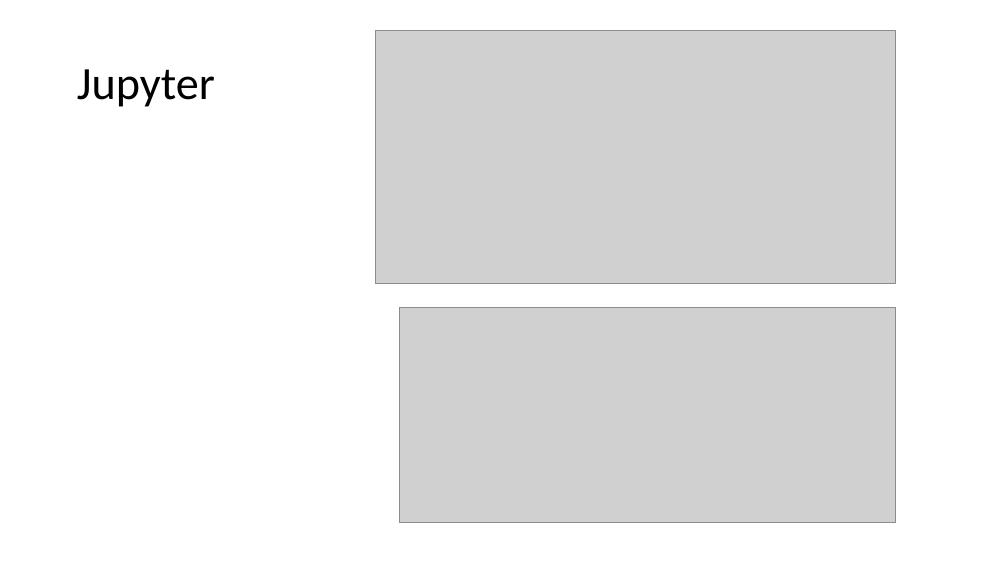
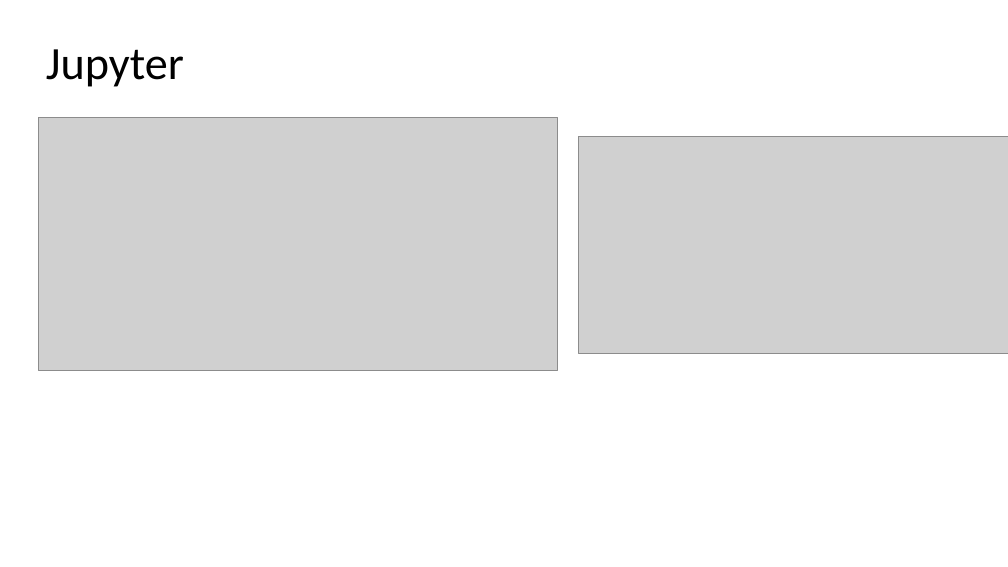
Before and after one commit to gprasad09/Apache-Spark-Cluster-Project, a slide deck: slide 16 of misc/ProjectReports-In progress/TermProject.pptx (slide 14 before the commit). Drawn at 1008x567 pixels with LibreOffice and Linux fonts; fonts in the diff are those of the drawing; grey boxes stand for pictures. Boxes give left, top, right and bottom in pixels: in the first picture for what was removed or moved away, otherwise in the second. Text is boxed around its words. In the diff, an @@ line names an element or a change of style, - is before the commit and + after.

```diff
--- a/misc/ProjectReports-In progress/TermProject.pptx
+++ b/misc/ProjectReports-In progress/TermProject.pptx
@@ title "Jupyter": place and size @@
-title "Jupyter" at (77,69,215,107)
+title "Jupyter" at (46,49,184,87)
@@ picture: place and size @@
-picture at (376,30,895,284)
+picture at (39,117,558,371)
@@ picture: place and size @@
-picture at (400,308,896,523)
+picture at (578,137,1008,354)
```
Also in this commit, not shown: 5 other slides changed, 3 slides added, 2 slides removed, 1 other file.
